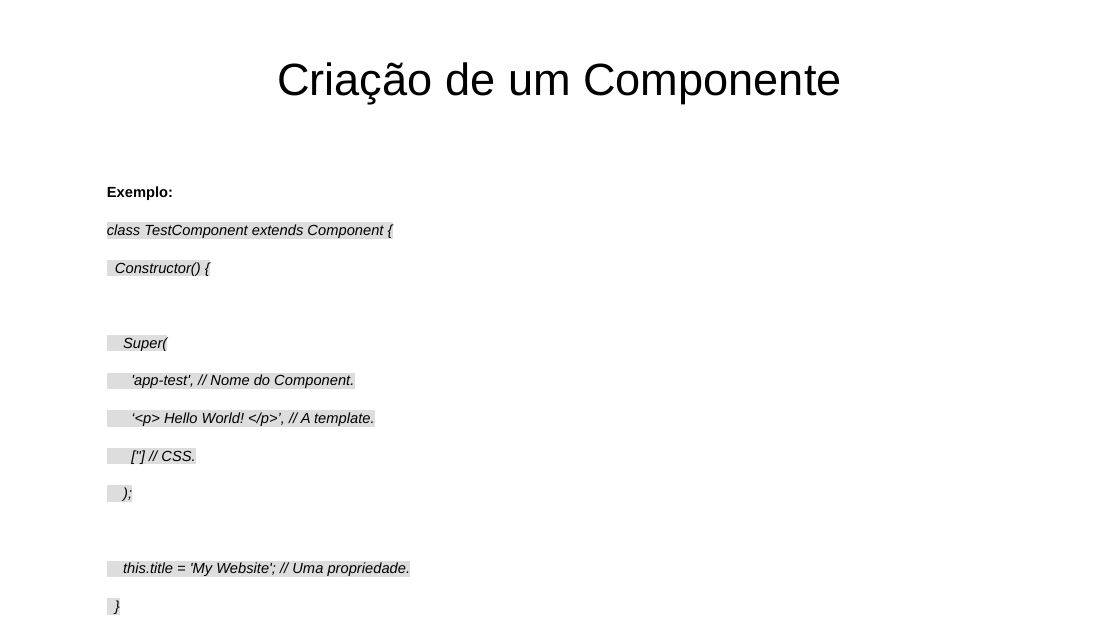
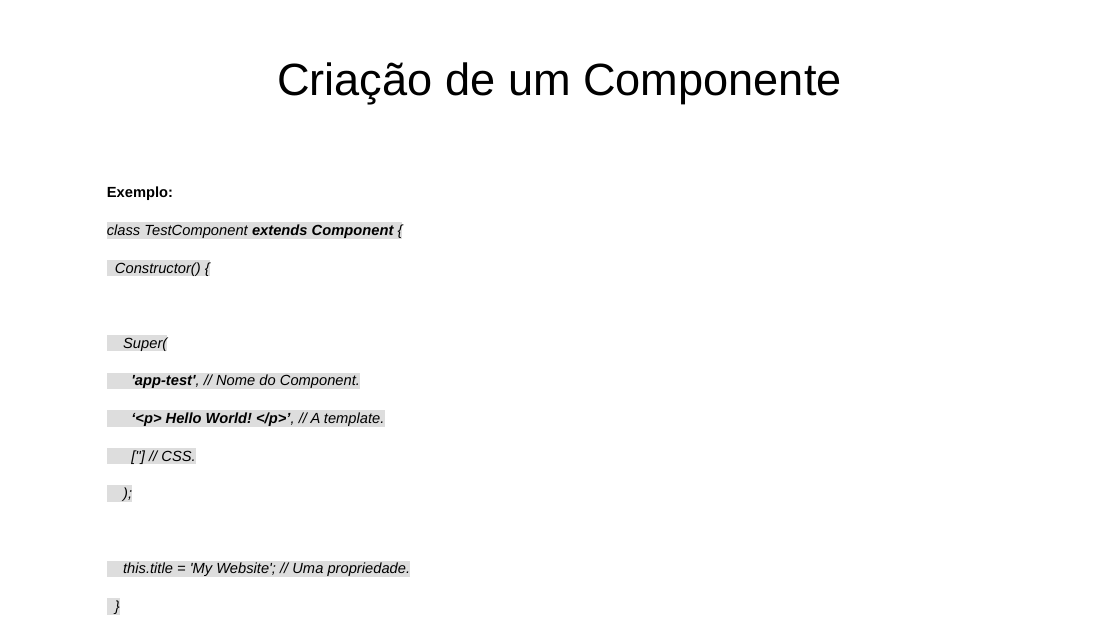
Before and after one commit to joao-neves95/js.web.components, a slide deck: slide 9 of ____docs/js.web.components_presentation_pt.odp. Drawn at 1120x630 pixels with LibreOffice and Linux fonts; fonts in the diff are those of the drawing. Boxes give left, top, right and bottom in pixels: in the first picture for what was removed or moved away, otherwise in the second. Text is boxed around its words. In the diff, an @@ line names an element or a change of style, - is before the commit and + after.

```diff
--- a/____docs/js.web.components_presentation_pt.odp
+++ b/____docs/js.web.components_presentation_pt.odp
@@ text at [107, 224, 394, 426]: bold on in "extends Component", "'app-test',", "‘<p> Hello World! </p>’," @@
```
Also in this commit, not shown: 7 other slides changed, 1 slide added, 1 other file.
